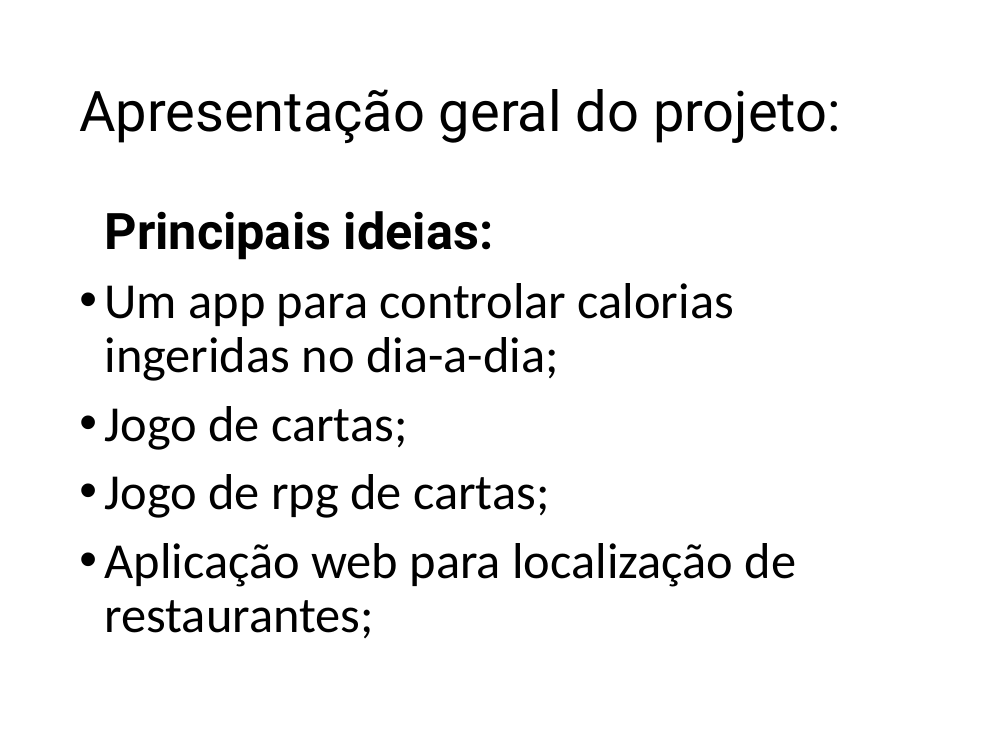
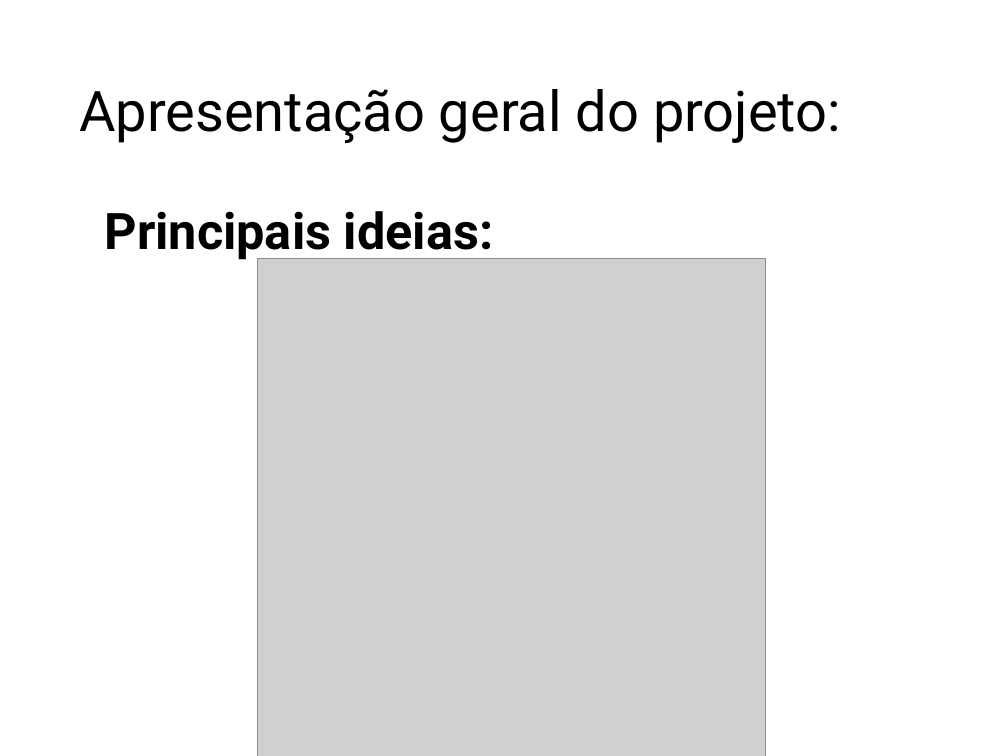
Before and after one commit to LeonDias1989/Kcal-Control, a slide deck: slide 3 of Kcal Control.pptx. Drawn at 1008x756 pixels with LibreOffice and Linux fonts; fonts in the diff are those of the drawing; grey boxes stand for pictures. Boxes give left, top, right and bottom in pixels: in the first picture for what was removed or moved away, otherwise in the second. Text is boxed around its words. In the diff, an @@ line names an element or a change of style, - is before the commit and + after.

```diff
--- a/Kcal Control.pptx
+++ b/Kcal Control.pptx
@@ picture added at bbox=[258, 259, 766, 756] @@
@@ text at bbox=[105, 283, 797, 638]: paragraphs removed @@
-• Um app para controlar calorias ingeridas no dia-a-dia;
-• Jogo de cartas;
-• Jogo de rpg de cartas;
-• Aplicação web para localização de restaurantes;
```
Also in this commit, not shown: 13 other slides changed, 2 slides removed, 11 other files.
